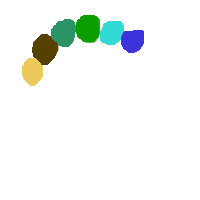
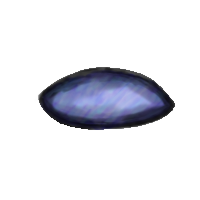
Layers edited between the first and the second 200px x 200px image:
added layer "optics lines" above "optics shadow" over 34, 66, 175, 130
added layer "optics shadow" above "optics highlight" over 38, 67, 175, 130
added layer "optics highlight" (soft light) above "optics color" over 48, 81, 158, 118
added layer "optics color" above "optics bg" over 39, 68, 173, 130
added layer "optics bg" above "storm shards lines" over 38, 67, 175, 130
hid "palette" over 22, 15, 144, 86
